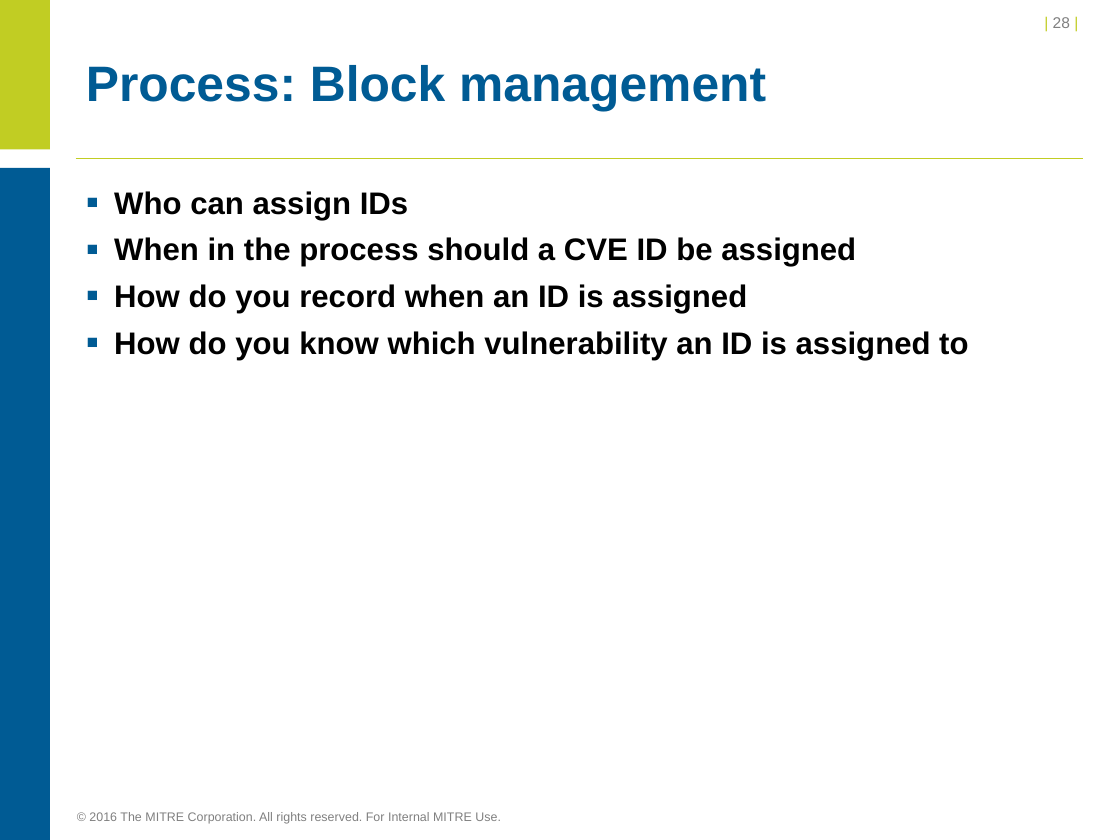
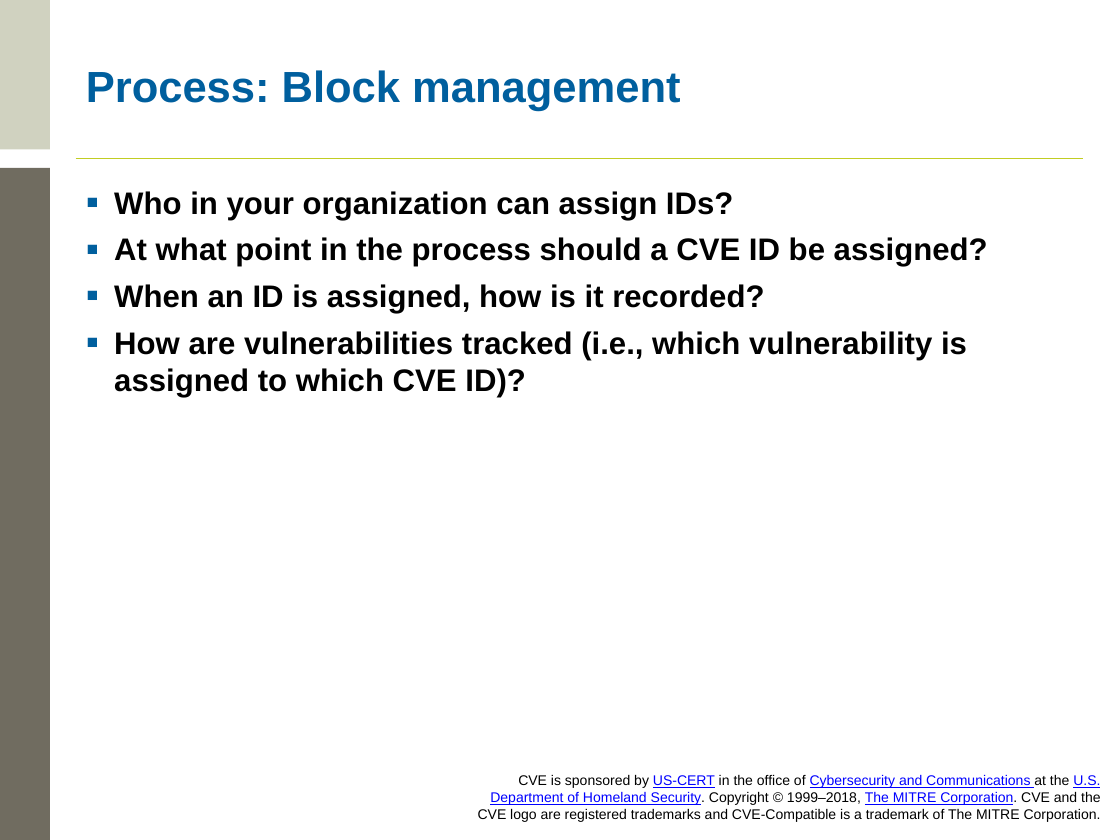
Before and after one commit to CVEProject/cveproject.github.io, a slide deck: slide 20 of cna/Becoming a CNA.pptx (slide 28 before the commit). Drawn at 1120x840 pixels with LibreOffice and Linux fonts; fonts in the diff are those of the drawing; background and template pictures are left out. Boxes give left, top, right and bottom in pixels: in the first picture for what was removed or moved away, otherwise in the second. Text is boxed around its words. In the diff, an @@ line names an element or a change of style, - is before the commit and + after.

```diff
--- a/cna/Becoming a CNA.pptx
+++ b/cna/Becoming a CNA.pptx
@@ rectangle at box(0, 0, 50, 149): fill #C1CD23 to #D0D2C0 @@
@@ page number removed at box(1053, 17, 1070, 28) @@
-| 28 |
@@ title "Process: Block management" at box(86, 70, 680, 112): size 32 to 28 pt, text colour #005B94 to #005F9E @@
@@ rectangle at box(0, 168, 50, 840): fill #005B94 to #706C60 @@
@@ text at box(114, 191, 988, 397): text changed @@
-▪ Who can assign IDs
-▪ When in the process should a CVE ID be assigned
-▪ How do you record when an ID is assigned
-▪ How do you know which vulnerability an ID is assigned to
+▪ Who in your organization can assign IDs?
+▪ At what point in the process should a CVE ID be assigned?
+▪ When an ID is assigned, how is it recorded?
+▪ How are vulnerabilities tracked (i.e., which vulnerability is assigned to which CVE ID)?
@@ text added at box(478, 775, 1101, 822), 9 pt, text #000000 @@
+CVE is sponsored by US-CERT in the office of Cybersecurity and Communications at the U.S. Department of Homeland Security. Copyright © 1999–2018, The MITRE Corporation. CVE and the CVE logo are registered trademarks and CVE-Compatible is a trademark of The MITRE Corporation.
@@ text removed at box(89, 812, 501, 824) @@
-© 2016 The MITRE Corporation. All rights reserved. For Internal MITRE Use.
```
Also in this commit, not shown: 36 other slides changed, 3 slides added, 1 slide removed.
